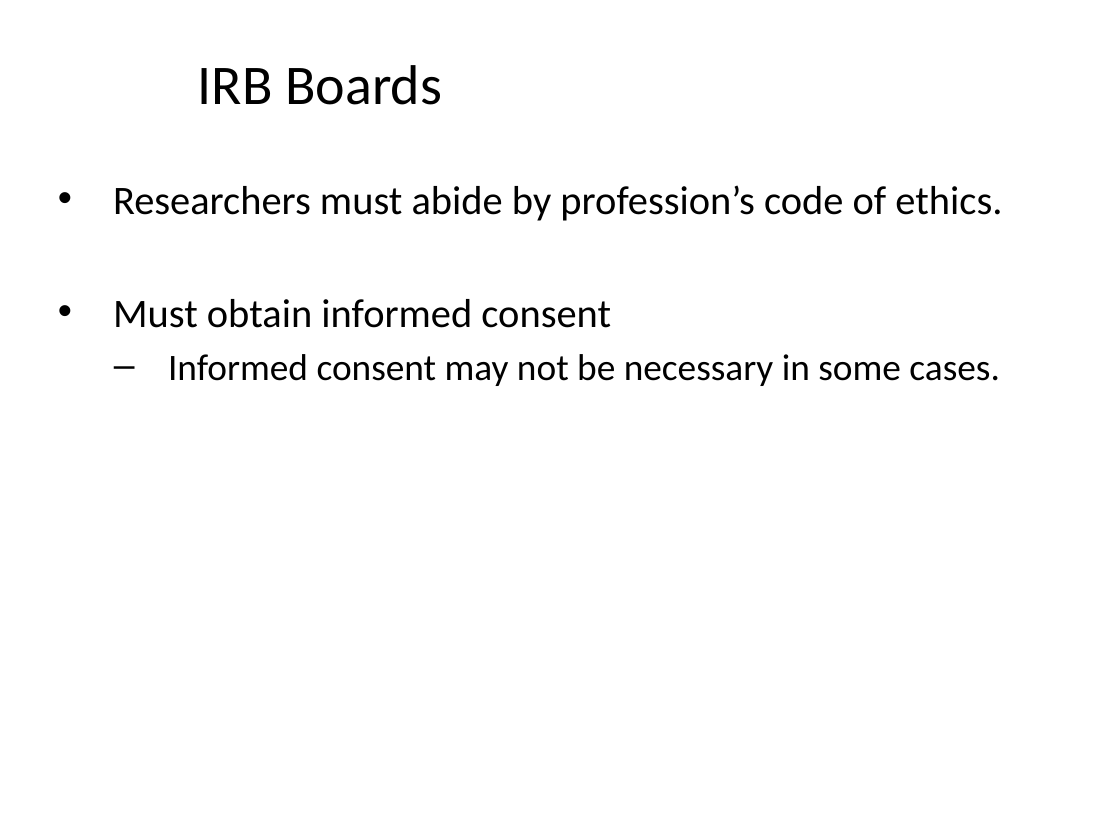
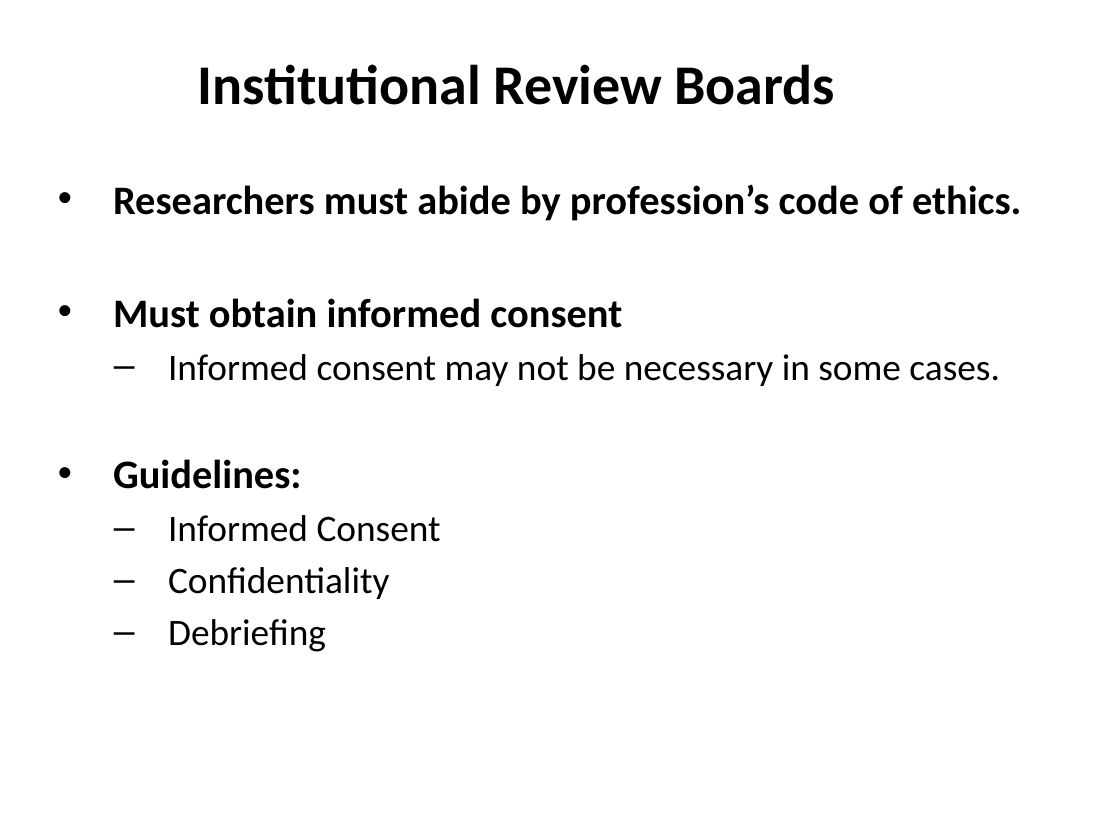
Before and after one commit to npm27/Teaching-Materials, a slide deck: slide 12 of Social Psych/Slides/3 Ethics.pptx (slide 13 before the commit). Drawn at 1120x840 pixels with LibreOffice and Linux fonts; fonts in the diff are those of the drawing. Boxes give left, top, right and bottom in pixels: in the first picture for what was removed or moved away, otherwise in the second. Text is boxed around its words. In the diff, an @@ line names an element or a change of style, - is before the commit and + after.

```diff
--- a/Social Psych/Slides/3 Ethics.pptx
+++ b/Social Psych/Slides/3 Ethics.pptx
@@ title at (198, 64, 836, 105): text changed; bold on @@
-IRB Boards
+Institutional Review Boards
@@ text at (113, 184, 1021, 328): bold on in "Researchers must abide by profession’s code of ...", "Must obtain informed consent" @@
@@ text at (113, 459, 441, 652): paragraphs added @@
+• Guidelines:
+  – Informed Consent
+  – Confidentiality
+  – Debriefing
```
Also in this commit, not shown: 10 other slides changed, 2 slides added, 9 slides removed.
